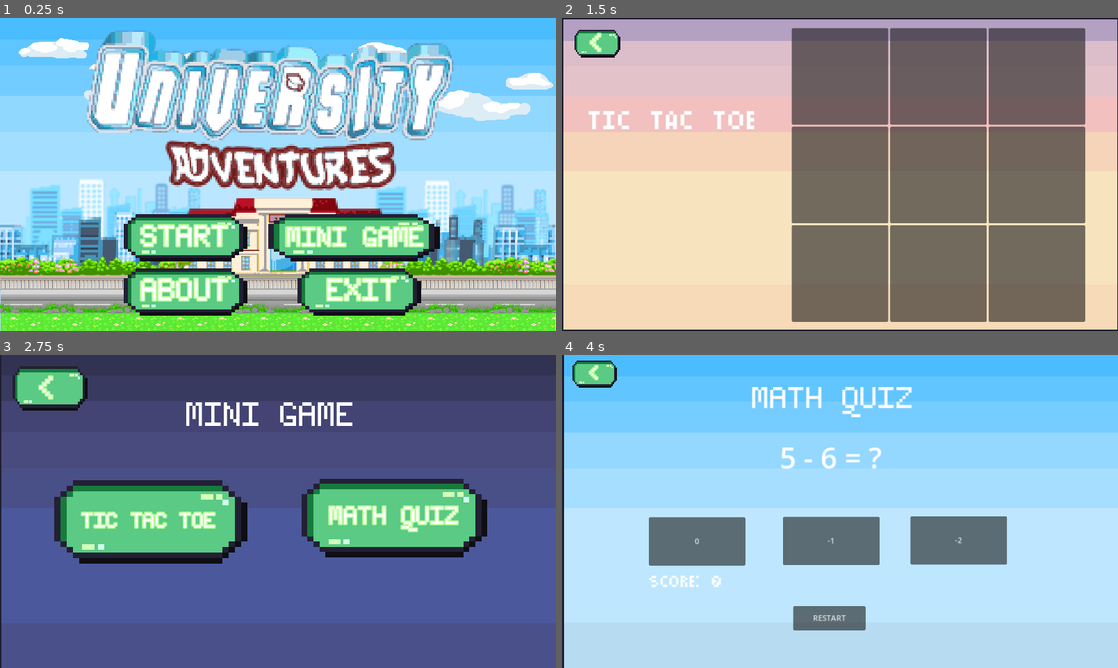
Above: before the commit, frames 1-4 (two rows, left to right).
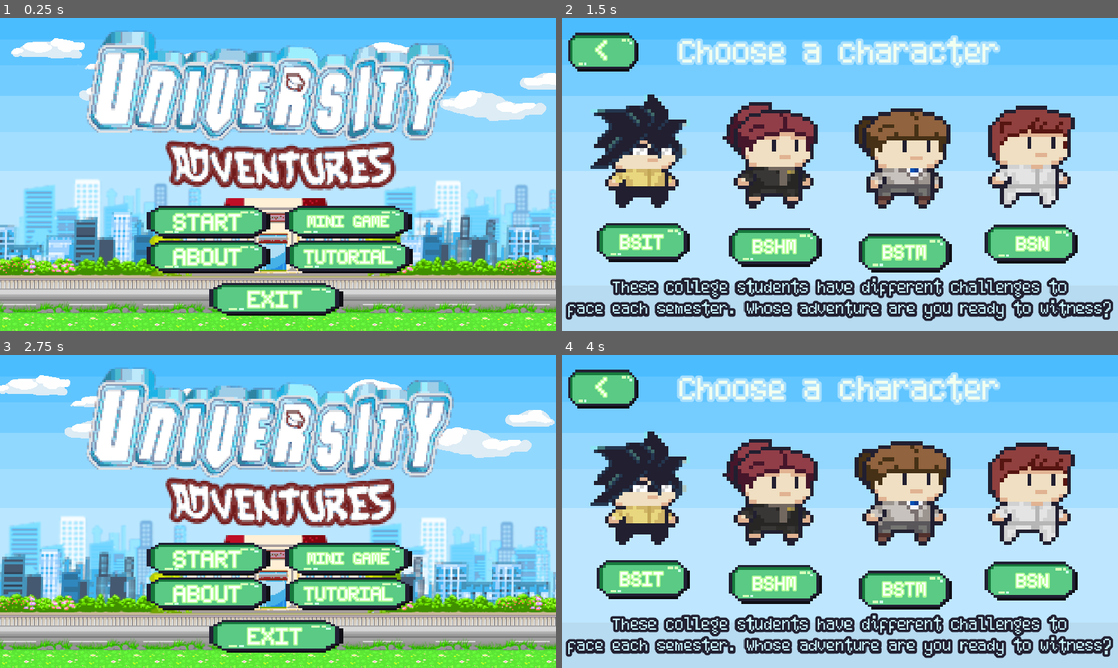
Above: after the commit, the same moments.

Repository: wengell2403/GROUP2_GAME
Game: Godot game, scene res://Scene/main_menu.tscn
Two runs of this game, one before a commit and one after it. Both use one fixed random seed, a clock stepped at 60 frames per second and the inputs below.
Inputs (mouse positions are in pixels of both pictures, inside the frame that each line leads up to):
- Up to frame 1 (0.25 s): no input
- Up to frame 2 (1.5 s): click (912, 262) at 0.5 s, where only the run after the commit has a clickable "TUTORIAL"; click (712, 190) at 1.25 s, where only the run before the commit has a clickable "TIC TAC TOE"
- Up to frame 3 (2.75 s): click "<" at 2 s
- Up to frame 4 (4 s): click (956, 524) at 2.75 s, where only the run before the commit has a clickable "MATH QUIZ"; click (773, 564) at 3.5 s, where only the run after the commit has a clickable "START"

The runs differ from the first frame. In frame 1, 28% of the frame differs, in the area x 0-100%, y 6-100%; in frame 2, 98%; in frame 3, 99%, in the area x 0-100%, y 0-100%; in frame 4, 45%.

Commit message:
hi'ed with tutorial
aye aye

Diff:
--- a/Scene/main_menu.tscn
+++ b/Scene/main_menu.tscn
@@ -37,6 +37,8 @@
 anchors_preset = 15
 anchor_right = 1.0
 anchor_bottom = 1.0
+offset_left = -16.0
+offset_right = 32.0
 grow_horizontal = 2
 grow_vertical = 2
 texture = ExtResource("2_bm7vv")
@@ -46,8 +48,9 @@
 texture_filter = 1
 texture_repeat = 2
 material = SubResource("ShaderMaterial_pe2ym")
+offset_left = -16.0
 offset_top = 79.0
-offset_right = 1151.0
+offset_right = 1184.0
 offset_bottom = 686.0
 texture = ExtResource("4_7g56a")
 expand_mode = 1
@@ -56,8 +59,9 @@
 texture_filter = 1
 texture_repeat = 2
 material = SubResource("ShaderMaterial_4jw4u")
+offset_left = -16.0
 offset_top = 80.0
-offset_right = 1151.0
+offset_right = 1184.0
 offset_bottom = 687.0
 texture = ExtResource("5_06g01")
 expand_mode = 1
@@ -68,10 +72,10 @@
 anchor_top = 0.5
 anchor_right = 0.5
 anchor_bottom = 0.5
-offset_left = -577.5
-offset_top = -289.5
-offset_right = 577.5
-offset_bottom = 319.5
+offset_left = -592.0
+offset_top = -289.0
+offset_right = 609.0
+offset_bottom = 320.0
 grow_horizontal = 2
 grow_vertical = 2
 texture = ExtResource("7_vpi6k")
@@ -83,9 +87,9 @@
 anchor_top = 0.5
 anchor_right = 0.5
 anchor_bottom = 0.5
-offset_left = -580.0
+offset_left = -592.0
 offset_top = -288.0
-offset_right = 580.0
+offset_right = 608.0
 offset_bottom = 324.0
 grow_horizontal = 2
 grow_vertical = 2
@@ -98,10 +102,10 @@
 anchor_top = 0.5
 anchor_right = 0.5
 anchor_bottom = 0.5
-offset_left = -575.5
-offset_top = -285.5
-offset_right = 575.5
-offset_bottom = 321.5
+offset_left = -592.0
+offset_top = -285.0
+offset_right = 609.0
+offset_bottom = 322.0
 grow_horizontal = 2
 grow_vertical = 2
 texture = ExtResource("6_2vsev")
@@ -113,9 +117,9 @@
 anchor_top = 0.5
 anchor_right = 0.5
 anchor_bottom = 0.5
-offset_left = -575.0
+offset_left = -592.0
 offset_top = -283.0
-offset_right = 574.0
+offset_right = 608.0
 offset_bottom = 324.0
 grow_horizontal = 2
 grow_vertical = 2
@@ -130,9 +134,9 @@
 anchor_top = 1.0
 anchor_right = 0.5
 anchor_bottom = 1.0
-offset_left = -576.0
+offset_left = -592.0
 offset_top = -612.0
-offset_right = 576.0
+offset_right = 608.0
 offset_bottom = -4.0
 grow_horizontal = 2
 grow_vertical = 0
@@ -145,10 +149,10 @@
 anchor_top = 0.5
 anchor_right = 0.5
 anchor_bottom = 0.5
-offset_left = -539.0
-offset_top = -235.5
-offset_right = 539.0
-offset_bottom = 333.5
+offset_left = -560.0
+offset_top = -236.0
+offset_right = 518.0
+offset_bottom = 333.0
 grow_horizontal = 2
 grow_vertical = 2
 texture = ExtResource("12_afebv")
@@ -158,9 +162,9 @@
 texture_filter = 1
 texture_repeat = 2
 material = SubResource("ShaderMaterial_1tsfn")
-offset_left = 1.0
+offset_left = -16.0
 offset_top = 3.0
-offset_right = 1150.0
+offset_right = 1184.0
 offset_bottom = 396.0
 script = null
 
@@ -188,10 +192,10 @@
 anchor_top = 1.0
 anchor_right = 0.5
 anchor_bottom = 1.0
-offset_left = -328.0
-offset_top = -248.0
-offset_right = -64.0
-offset_bottom = -144.0
+offset_left = -280.0
+offset_top = -264.0
+offset_right = -16.0
+offset_bottom = -192.0
 grow_horizontal = 2
 grow_vertical = 0
 size_flags_horizontal = 0
@@ -205,17 +209,17 @@
 anchor_top = 0.5
 anchor_right = 0.5
 anchor_bottom = 0.5
-offset_left = -92.0
-offset_top = -28.0
-offset_right = 101.0
-offset_bottom = 63.0
+offset_left = -124.0
+offset_top = -29.0
+offset_right = 132.0
+offset_bottom = 62.0
 grow_horizontal = 2
 grow_vertical = 2
 theme_override_colors/font_color = Color(1, 1, 1, 1)
 theme_override_colors/font_outline_color = Color(0.721569, 1, 0.6, 1)
 theme_override_constants/outline_size = 10
 theme_override_fonts/font = ExtResource("6_c6uc0")
-theme_override_font_sizes/font_size = 80
+theme_override_font_sizes/font_size = 62
 text = "START"
 flat = true
 
@@ -226,10 +230,10 @@
 anchor_top = 1.0
 anchor_right = 0.5
 anchor_bottom = 1.0
-offset_left = -32.0
-offset_top = -248.0
-offset_right = 336.0
-offset_bottom = -144.0
+offset_left = 6.0
+offset_top = -264.0
+offset_right = 278.0
+offset_bottom = -192.0
 grow_horizontal = 2
 grow_vertical = 0
 size_flags_horizontal = 0
@@ -243,17 +247,17 @@
 anchor_top = 0.5
 anchor_right = 0.5
 anchor_bottom = 0.5
-offset_left = -160.0
-offset_top = -28.0
-offset_right = 180.0
-offset_bottom = 63.0
+offset_left = -126.0
+offset_top = -35.0
+offset_right = 138.0
+offset_bottom = 56.0
 grow_horizontal = 2
 grow_vertical = 2
 theme_override_colors/font_color = Color(1, 1, 1, 1)
 theme_override_colors/font_outline_color = Color(0.721569, 1, 0.6, 1)
 theme_override_constants/outline_size = 10
 theme_override_fonts/font = ExtResource("6_c6uc0")
-theme_override_font_sizes/font_size = 69
+theme_override_font_sizes/font_size = 41
 text = "MINI GAME"
 flat = true
 
@@ -264,10 +268,10 @@
 anchor_top = 1.0
 anchor_right = 0.5
 anchor_bottom = 1.0
-offset_left = -328.0
-offset_top = -136.0
-offset_right = -64.0
-offset_bottom = -32.0
+offset_left = -280.0
+offset_top = -192.0
+offset_right = -16.0
+offset_bottom = -120.0
 grow_horizontal = 2
 grow_vertical = 0
 size_flags_horizontal = 0
@@ -281,17 +285,17 @@
 anchor_top = 0.5
 anchor_right = 0.5
 anchor_bottom = 0.5
-offset_left = -92.0
+offset_left = -124.0
 offset_top = -28.0
-offset_right = 101.0
-offset_bottom = 63.0
+offset_right = 132.0
+offset_bottom = 61.0
 grow_horizontal = 2
 grow_vertical = 2
 theme_override_colors/font_color = Color(1, 1, 1, 1)
 theme_override_colors/font_outline_color = Color(0.721569, 1, 0.6, 1)
 theme_override_constants/outline_size = 10
 theme_override_fonts/font = ExtResource("6_c6uc0")
-theme_override_font_sizes/font_size = 80
+theme_override_font_sizes/font_size = 62
 text = "ABOUT"
 flat = true
 
@@ -302,9 +306,9 @@
 anchor_top = 1.0
 anchor_right = 0.5
 anchor_bottom = 1.0
-offset_left = 32.0
-offset_top = -136.0
-offset_right = 296.0
+offset_left = -152.0
+offset_top = -104.0
+offset_right = 136.0
 offset_bottom = -32.0
 grow_horizontal = 2
 grow_vertical = 0
@@ -319,18 +323,56 @@
 anchor_top = 0.5
 anchor_right = 0.515
 anchor_bottom = 0.5
-offset_left = -71.96
-offset_top = -28.0
-offset_right = 88.04
-offset_bottom = 63.0
+offset_left = -140.32
+offset_top = -29.0
+offset_right = 139.68
+offset_bottom = 62.0
 grow_horizontal = 2
 grow_vertical = 2
 theme_override_colors/font_color = Color(1, 1, 1, 1)
 theme_override_colors/font_outline_color = Color(0.721569, 1, 0.6, 1)
 theme_override_constants/outline_size = 10
 theme_override_fonts/font = ExtResource("6_c6uc0")
-theme_override_font_sizes/font_size = 80
+theme_override_font_sizes/font_size = 62
 text = "EXIT"
+flat = true
+
+[node name="TextureRect5" type="TextureRect" parent="button start"]
+texture_filter = 1
+anchors_preset = 7
+anchor_left = 0.5
+anchor_top = 1.0
+anchor_right = 0.5
+anchor_bottom = 1.0
+offset_left = 8.0
+offset_top = -192.0
+offset_right = 280.0
+offset_bottom = -120.0
+grow_horizontal = 2
+grow_vertical = 0
+size_flags_horizontal = 0
+texture = ExtResource("5_0amia")
+
+[node name="level2_button" type="Button" parent="button start/TextureRect5"]
+texture_filter = 1
+layout_mode = 1
+anchors_preset = -1
+anchor_left = 0.515
+anchor_top = 0.5
+anchor_right = 0.515
+anchor_bottom = 0.5
+offset_left = -132.08
+offset_top = -31.0
+offset_right = 131.92
+offset_bottom = 60.0
+grow_horizontal = 2
+grow_vertical = 2
+theme_override_colors/font_color = Color(1, 1, 1, 1)
+theme_override_colors/font_outline_color = Color(0.721569, 1, 0.6, 1)
+theme_override_constants/outline_size = 10
+theme_override_fonts/font = ExtResource("6_c6uc0")
+theme_override_font_sizes/font_size = 50
+text = "TUTORIAL"
 flat = true
 
 [node name="level1_button" type="Button" parent="button start"]
@@ -358,4 +400,5 @@
 [connection signal="pressed" from="button start/TextureRect3/minigame_button" to="." method="_on_minigame_button_pressed"]
 [connection signal="pressed" from="button start/TextureRect2/about_button" to="." method="_on_about_button_pressed"]
 [connection signal="pressed" from="button start/TextureRect4/level2_button" to="." method="_on_level_2_button_pressed"]
+[connection signal="pressed" from="button start/TextureRect5/level2_button" to="." method="_on_level_2_button_pressed"]
 [connection signal="pressed" from="button start/level1_button" to="." method="_on_level_1_button_pressed"]
--- /dev/null
+++ b/Scene/tutorial.tscn
@@ -0,0 +1,141 @@
+[gd_scene load_steps=6 format=3 uid="uid://cpaivsagd17ce"]
+
+[ext_resource type="Texture2D" uid="uid://bb5hqars7tdam" path="res://Assets/Background/night_bg.png" id="1_40hvv"]
+[ext_resource type="FontFile" uid="uid://nsdsdvtwvjbv" path="res://Assets/Game_Elements/SummerPixel22Regular-jE0W7.ttf" id="2_mwxgf"]
+[ext_resource type="Texture2D" uid="uid://cxi7prbbmlew0" path="res://Assets/tutorialpics/character.png" id="4_43vlw"]
+[ext_resource type="Texture2D" uid="uid://jqp8i7gf6s3b" path="res://Assets/Game_Elements/ui_button.png" id="5_rrr8d"]
+[ext_resource type="Texture2D" uid="uid://bjlt0byh62b71" path="res://Assets/tutorialpics/start.png" id="5_ujb8y"]
+
+[node name="Node" type="Node"]
+
+[node name="NightBg" type="Sprite2D" parent="."]
+position = Vector2(576, 324)
+scale = Vector2(0.5625, 0.6)
+texture = ExtResource("1_40hvv")
+
+[node name="Label" type="Label" parent="."]
+offset_left = 391.0
+offset_top = 51.0
+offset_right = 746.0
+offset_bottom = 122.0
+theme_override_constants/outline_size = 10
+theme_override_fonts/font = ExtResource("2_mwxgf")
+theme_override_font_sizes/font_size = 70
+text = "HOW TO PLAY"
+
+[node name="Label2" type="Label" parent="."]
+offset_left = 64.0
+offset_top = 160.0
+offset_right = 512.0
+offset_bottom = 233.0
+theme_override_constants/outline_size = 10
+theme_override_fonts/font = ExtResource("2_mwxgf")
+theme_override_font_sizes/font_size = 34
+text = "STEP 1: Start the game and
+choose your character."
+horizontal_alignment = 3
+
+[node name="Label5" type="Label" parent="."]
+offset_left = 632.0
+offset_top = 377.0
+offset_right = 1112.0
+offset_bottom = 526.0
+theme_override_constants/outline_size = 10
+theme_override_fonts/font = ExtResource("2_mwxgf")
+theme_override_font_sizes/font_size = 34
+text = "Step 2: Use the A, W, S, D,
+Spacekeypad to move, jump or
+Use the Up, Down, Left,
+Right keypad."
+horizontal_alignment = 3
+
+[node name="Label3" type="Label" parent="."]
+offset_left = 552.0
+offset_top = 96.0
+offset_right = 656.0
+offset_bottom = 258.0
+theme_override_constants/outline_size = 10
+theme_override_fonts/font = ExtResource("2_mwxgf")
+theme_override_font_sizes/font_size = 121
+text = "→"
+horizontal_alignment = 3
+
+[node name="Label4" type="Label" parent="."]
+offset_left = 728.0
+offset_top = 192.0
+offset_right = 853.0
+offset_bottom = 399.0
+rotation = 0.838811
+theme_override_constants/outline_size = 10
+theme_override_fonts/font = ExtResource("2_mwxgf")
+theme_override_font_sizes/font_size = 123
+text = "↓ "
+horizontal_alignment = 3
+
+[node name="Character" type="Sprite2D" parent="."]
+position = Vector2(334, 409)
+scale = Vector2(0.481579, 0.419811)
+texture = ExtResource("4_43vlw")
+
+[node name="TextureRect" type="TextureRect" parent="."]
+texture_filter = 1
+offset_left = 528.0
+offset_top = 568.0
+offset_right = 632.0
+offset_bottom = 624.0
+texture = ExtResource("5_rrr8d")
+
+[node name="next" type="Button" parent="TextureRect"]
+layout_mode = 1
+anchors_preset = 8
+anchor_left = 0.5
+anchor_top = 0.5
+anchor_right = 0.5
+anchor_bottom = 0.5
+offset_left = -44.0
+offset_top = -21.0
+offset_right = 52.0
+offset_bottom = 36.0
+grow_horizontal = 2
+grow_vertical = 2
+theme_override_colors/font_color = Color(1, 1, 1, 1)
+theme_override_colors/font_outline_color = Color(0.721569, 1, 0.6, 1)
+theme_override_constants/outline_size = 10
+theme_override_fonts/font = ExtResource("2_mwxgf")
+theme_override_font_sizes/font_size = 48
+text = ">"
+flat = true
+
+[node name="TextureRect2" type="TextureRect" parent="."]
+texture_filter = 1
+offset_left = 24.0
+offset_top = 24.0
+offset_right = 128.0
+offset_bottom = 80.0
+texture = ExtResource("5_rrr8d")
+
+[node name="back" type="Button" parent="TextureRect2"]
+layout_mode = 1
+anchors_preset = 8
+anchor_left = 0.5
+anchor_top = 0.5
+anchor_right = 0.5
+anchor_bottom = 0.5
+offset_left = -44.0
+offset_top = -21.0
+offset_right = 52.0
+offset_bottom = 36.0
+grow_horizontal = 2
+grow_vertical = 2
+theme_override_colors/font_color = Color(1, 1, 1, 1)
+theme_override_colors/font_outline_color = Color(0.721569, 1, 0.6, 1)
+theme_override_constants/outline_size = 10
+theme_override_fonts/font = ExtResource("2_mwxgf")
+theme_override_font_sizes/font_size = 48
+text = "<"
+flat = true
+
+[node name="Start" type="Sprite2D" parent="."]
+position = Vector2(856, 184)
+scale = Vector2(1.12454, 1.16667)
+texture = ExtResource("5_ujb8y")
--- /dev/null
+++ b/Scene/tutorial2.tscn
@@ -0,0 +1,46 @@
+[gd_scene load_steps=3 format=3 uid="uid://c0hcbctmwaeew"]
+
+[ext_resource type="Texture2D" uid="uid://bb5hqars7tdam" path="res://Assets/Background/night_bg.png" id="1_1ll6y"]
+[ext_resource type="FontFile" uid="uid://nsdsdvtwvjbv" path="res://Assets/Game_Elements/SummerPixel22Regular-jE0W7.ttf" id="2_h56rx"]
+
+[node name="Node" type="Node"]
+
+[node name="NightBg" type="Sprite2D" parent="."]
+position = Vector2(608, 358)
+scale = Vector2(0.59375, 0.655556)
+texture = ExtResource("1_1ll6y")
+
+[node name="Label2" type="Label" parent="."]
+offset_left = 428.0
+offset_top = 71.0
+offset_right = 783.0
+offset_bottom = 142.0
+theme_override_constants/outline_size = 10
+theme_override_fonts/font = ExtResource("2_h56rx")
+theme_override_font_sizes/font_size = 70
+text = "HOW TO PLAY"
+
+[node name="Label" type="Label" parent="."]
+offset_left = 78.0
+offset_top = 178.0
+offset_right = 598.0
+offset_bottom = 249.0
+theme_override_constants/outline_size = 10
+theme_override_fonts/font = ExtResource("2_h56rx")
+theme_override_font_sizes/font_size = 33
+text = "Step 3: Move the character
+and gather collectibles.
+"
+horizontal_alignment = 3
+
+[node name="Label3" type="Label" parent="."]
+offset_left = 630.0
+offset_top = 122.0
+offset_right = 734.0
+offset_bottom = 284.0
+theme_override_constants/outline_size = 10
+theme_override_fonts/font = ExtResource("2_h56rx")
+theme_override_font_sizes/font_size = 121
+text = "→
+"
+horizontal_alignment = 3
Binary file added: Assets/tutorialpics/character.png
Not shown, added: Assets/tutorialpics/character.png.import
Not shown, added: Assets/tutorialpics/start.import
Binary file added: Assets/tutorialpics/start.png
Not shown, added: Assets/tutorialpics/start.png.import
